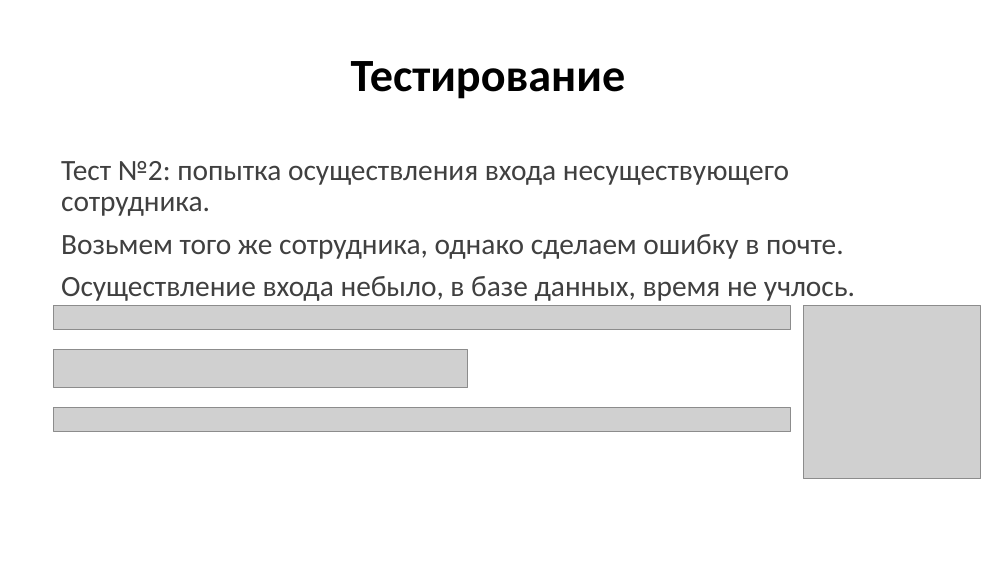
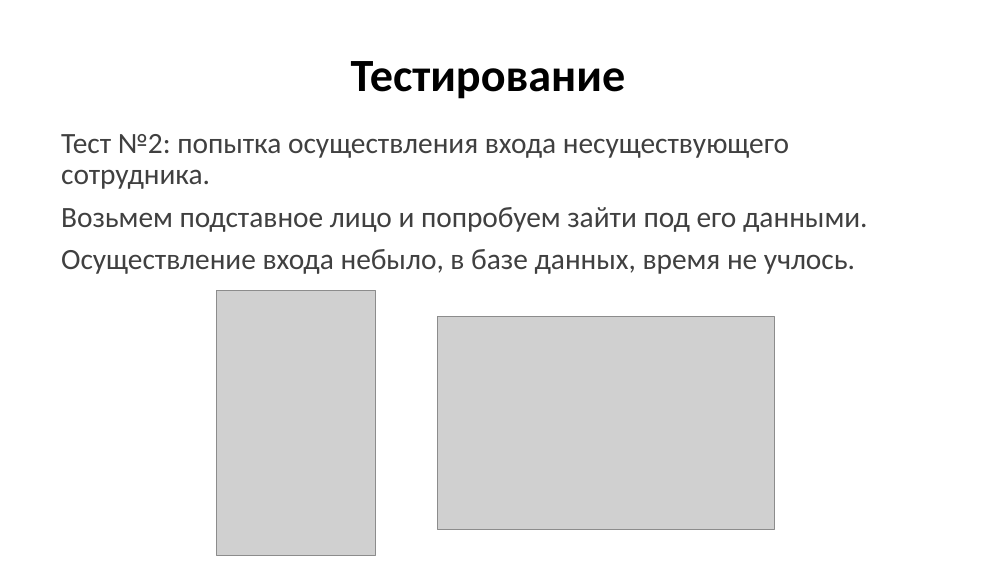
Before and after one commit to Asphie/Asphie, a slide deck: slide 8 of Проектная работа ЯП.pptx. Drawn at 1008x567 pixels with LibreOffice and Linux fonts; fonts in the diff are those of the drawing; grey boxes stand for pictures. Boxes give left, top, right and bottom in pixels: in the first picture for what was removed or moved away, otherwise in the second. Text is boxed around its words. In the diff, an @@ line names an element or a change of style, - is before the commit and + after.

```diff
--- a/Проектная работа ЯП.pptx
+++ b/Проектная работа ЯП.pptx
@@ text "Тест №2: попытка осуществления входа ...": place and size @@
-text "Тест №2: попытка осуществления входа ..." at [61, 161, 855, 301]
+text "Тест №2: попытка осуществления входа ..." at [61, 134, 868, 274]
@@ text at [61, 207, 868, 232]: text changed @@
-Возьмем того же сотрудника, однако сделаем ошибку в почте.
+Возьмем подставное лицо и попробуем зайти под его данными.
@@ picture added at [217, 290, 376, 556] @@
@@ picture removed at [54, 306, 791, 330] @@
@@ picture added at [438, 317, 774, 529] @@
@@ picture removed at [804, 306, 981, 479] @@
@@ picture removed at [54, 350, 468, 388] @@
@@ picture removed at [54, 408, 791, 432] @@
```
Also in this commit, not shown: 3 other slides changed, 2 slides added, 2 slides removed.
